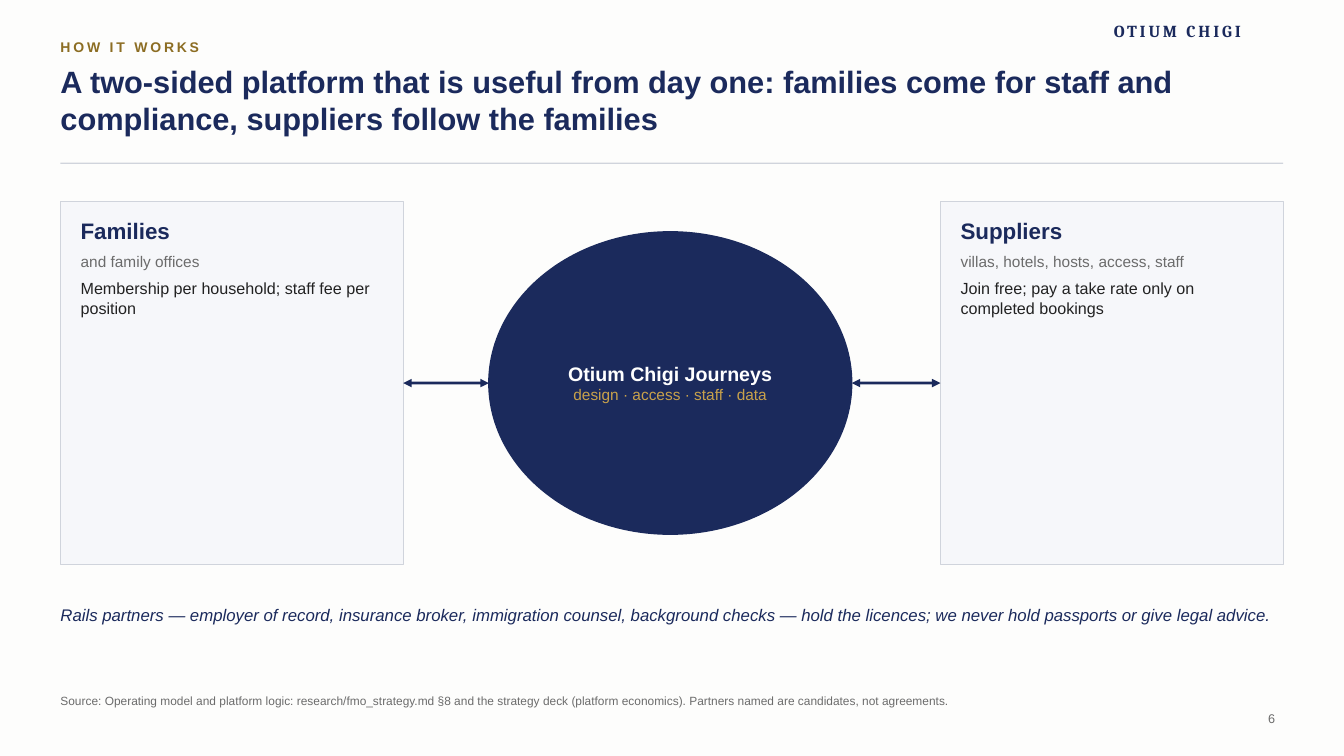
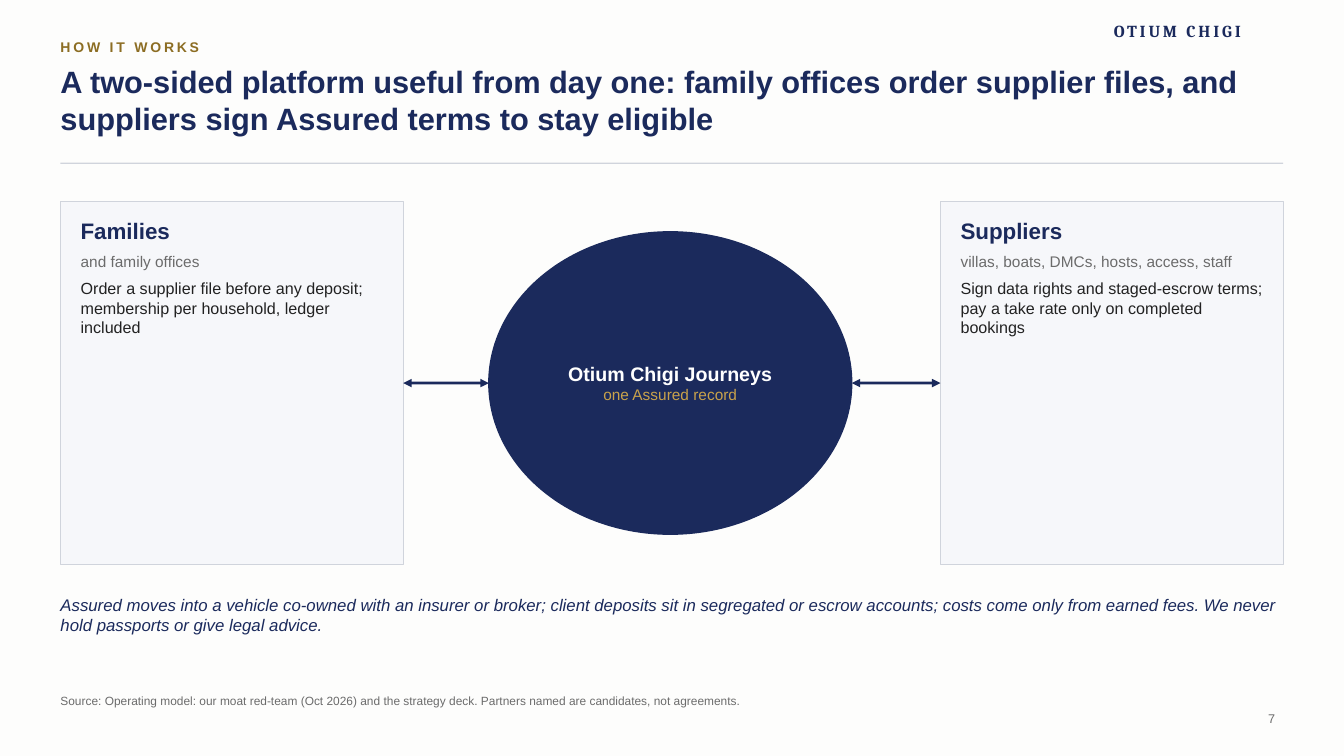
Before and after one commit to algarcalebe-web/legendary-bassoon, a slide deck: slide 7 of deck/Otium_Chigi_Journeys_Pitch_Deck.pptx (slide 6 before the commit). Drawn at 1344x756 pixels with LibreOffice and Linux fonts; fonts in the diff are those of the drawing; background and template pictures are left out. Boxes give left, top, right and bottom in pixels: in the first picture for what was removed or moved away, otherwise in the second. Text is boxed around its words. In the diff, an @@ line names an element or a change of style, - is before the commit and + after.

```diff
--- a/deck/Otium_Chigi_Journeys_Pitch_Deck.pptx
+++ b/deck/Otium_Chigi_Journeys_Pitch_Deck.pptx
@@ title at [60, 70, 1237, 135]: text changed @@
-A two-sided platform that is useful from day one: families come for staff and compliance, suppliers follow the families
+A two-sided platform useful from day one: family offices order supplier files, and suppliers sign Assured terms to stay eligible
@@ text at [961, 256, 1263, 337]: text changed @@
-villas, hotels, hosts, access, staff
-Join free; pay a take rate only on completed bookings
+villas, boats, DMCs, hosts, access, staff
+Sign data rights and staged-escrow terms; pay a take rate only on completed bookings
@@ text at [81, 282, 362, 333]: text changed @@
-Membership per household; staff fee per position
+Order a supplier file before any deposit; membership per household, ledger included
@@ text at [603, 389, 737, 400]: text changed @@
-design · access · staff · data
+one Assured record
@@ text at [60, 599, 1275, 635]: text changed @@
-Rails partners — employer of record, insurance broker, immigration counsel, background checks — hold the licences; we never hold passports or give legal advice.
+Assured moves into a vehicle co-owned with an insurer or broker; client deposits sit in segregated or escrow accounts; costs come only from earned fees. We never hold passports or give legal advice.
@@ text at [60, 696, 740, 708]: text changed @@
-Source: Operating model and platform logic: research/fmo_strategy.md §8 and the strategy deck (platform economics). Partners named are candidates, not agreements.
+Source: Operating model: our moat red-team (Oct 2026) and the strategy deck. Partners named are candidates, not agreements.
@@ page number at [1268, 714, 1275, 723]: text changed @@
-6
+7
```
Also in this commit, not shown: 8 other slides changed, 6 slides added, 4 slides removed, 8 other files.
